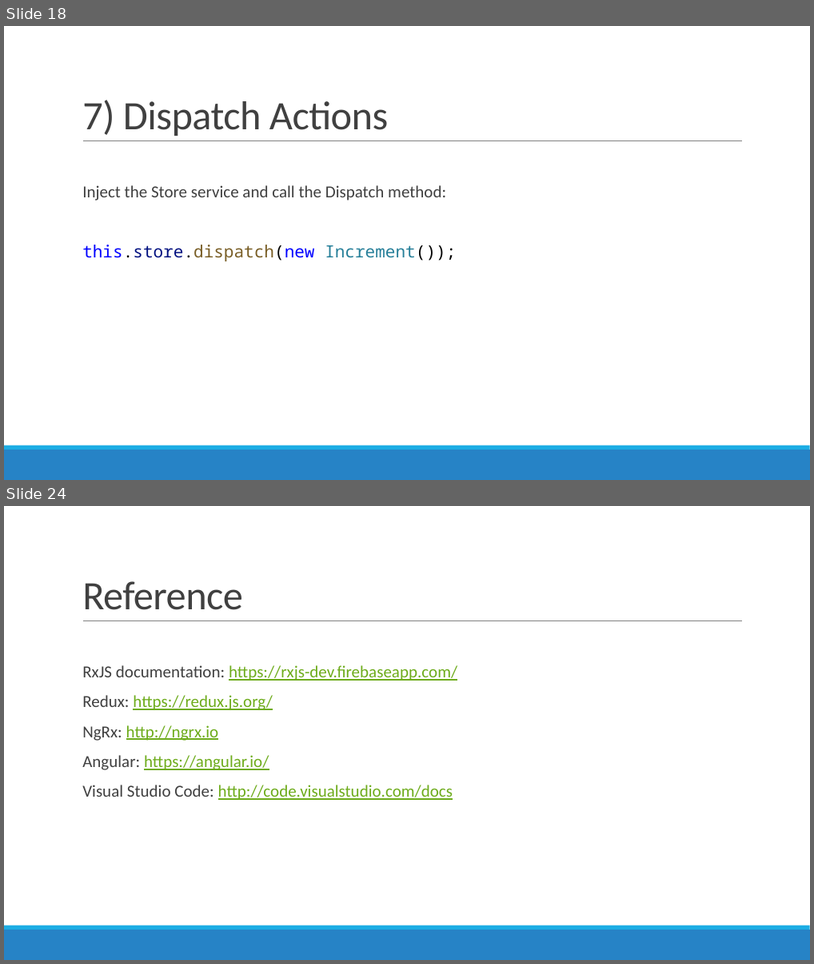
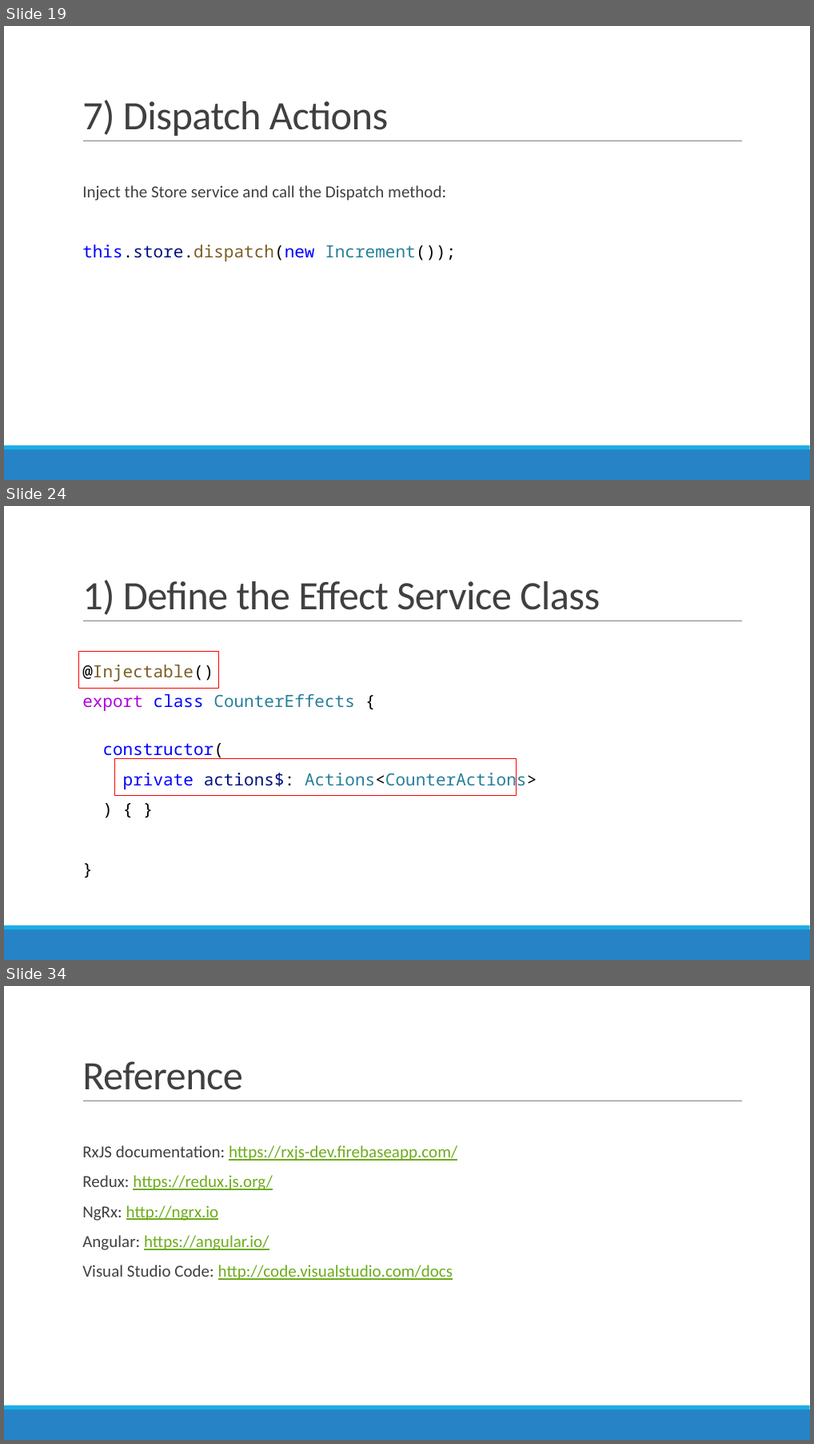
Before and after one commit to AGiorgetti/ngrx101, a slide deck: ReactiveProgramming_ngrx.pptx. Shown one above the other, each under a label of ours: slides 18 and 24 before the commit, slides 19, 24 and 34 after it; the slides between them are not shown. The pictures are 814x964 and 814x1444 pixels, drawn with LibreOffice and Linux fonts; fonts in the diff are those of the drawing. Boxes give left, top, right and bottom in pixels: in the first picture for what was removed or moved away, otherwise in the second. Text is boxed around its words. In the diff, an @@ line names an element or a change of style, - is before the commit and + after.

```diff
--- a/ReactiveProgramming_ngrx.pptx
+++ b/ReactiveProgramming_ngrx.pptx
@@ slide 24 added at (x1=4, y1=506, x2=810, y2=960), background #FFFFFF; not listed: 3 template elements that a slide beside it also shows @@
@@ title added at (x1=82, y1=580, x2=600, y2=615), 48 pt, text #404040 @@
+1) Define the Effect Service Class
@@ rectangle added at (x1=79, y1=651, x2=218, y2=688), outline #FF0000 1.25 pt @@
@@ text added at (x1=82, y1=664, x2=537, y2=791), 20 pt, text #267F99 @@
+  @Injectable()
+  export class CounterEffects {
+  constructor(
+  private actions$: Actions<CounterActions>
+  ) { }
+  }
@@ rectangle added at (x1=114, y1=758, x2=516, y2=795), outline #FF0000 1.25 pt @@
@@ what was slide 18 is now slide 19 @@
@@ what was slide 24 is now slide 34 @@
```
Also in this commit, not shown: 2 slides changed, 11 other slides added, 2 slides removed, 2 other files.
